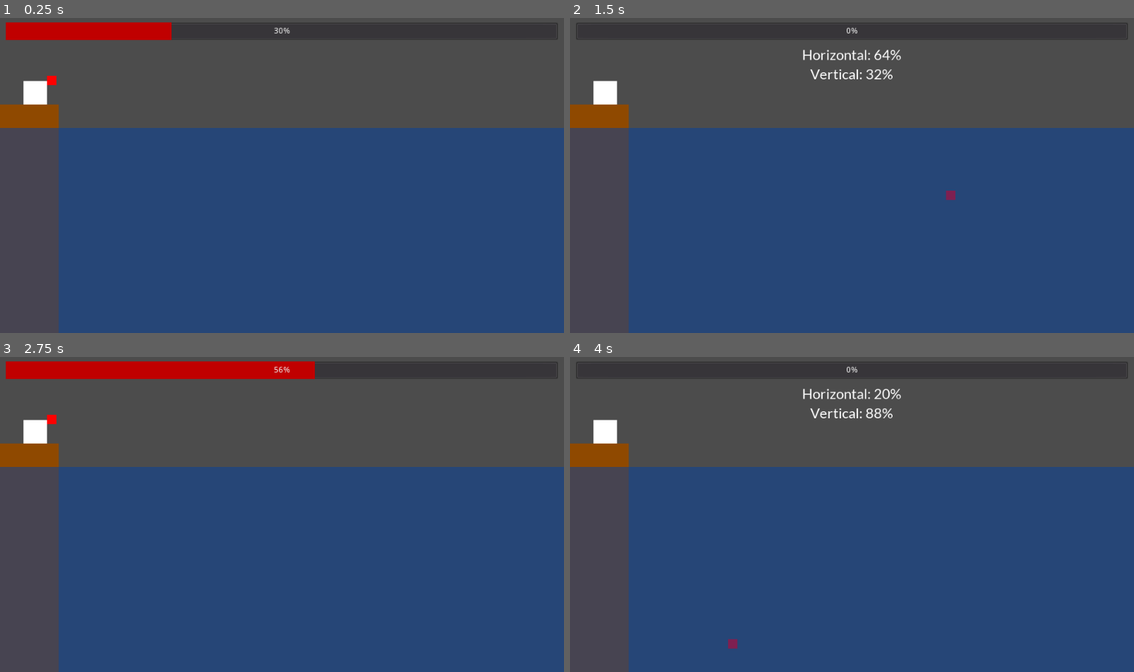
Above: before the commit, frames 1-4 (two rows, left to right).
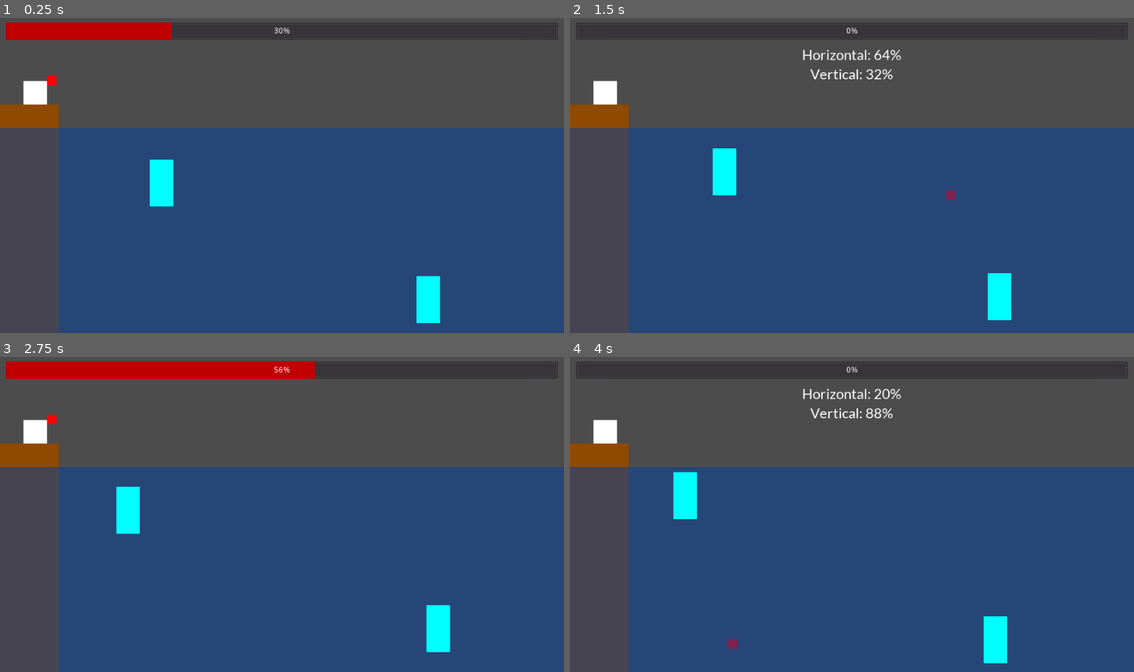
Above: after the commit, the same moments.

Repository: deengames-prototypes/frontier-planet
Game: Godot game, scene res://Scenes/Fishing.tscn
Two runs of this game, one before a commit and one after it. Both use one fixed random seed, a clock stepped at 60 frames per second and the inputs below. This scene is started directly instead of the project's main scene.
Inputs:
- Up to frame 1 (0.25 s): no input
- Up to frame 2 (1.5 s): tap Enter (ui_accept) at 0.5, 0.77 s; hold Right (ui_right) 0.53-1.28 s; hold Down (ui_down) from 1.28 s (still down)
- Up to frame 3 (2.75 s): tap Enter (ui_accept) at 1.52 s; release Down (ui_down) at 2.03 s; hold Right (ui_right) from 2.03 s (still down)
- Up to frame 4 (4 s): release Right (ui_right) at 2.78 s; hold Up (ui_up) 2.78-3.53 s; tap Enter (ui_accept) at 3.02, 3.77 s; hold Left (ui_left) from 3.53 s (still down)

The runs differ from the first frame. In frame 1, 1.3% of the frame differs, in the area x 26-79%, y 44-97%; in frame 2, 1.3%; in frame 3, 1.3%; in frame 4, 1.3%.

Commit message:
Fishing mostly works. Rename/move stuff.

Diff:
--- /dev/null
+++ b/prototype/Entities/Fishing/Jellyfish.gd
@@ -0,0 +1,26 @@
+extends Area2D
+
+export var max_coordinates:Vector2
+
+const VELOCITY:int = 100
+
+func _process(delta):
+	# Move randomly/erratically
+	var sign_x = 1
+	if randi() % 100 <= 50: sign_x = -1
+
+	var sign_y = 1
+	if randi() % 100 <= 50: sign_y = -1
+
+	self.position.x += (sign_x * VELOCITY * delta)
+	self.position.y += (sign_y * VELOCITY * delta)
+
+	if self.position.x < 0:
+		self.position.x = 0
+	elif self.position.x > max_coordinates.x:
+		self.position.x = max_coordinates.x
+
+	if self.position.y < 0:
+		self.position.y = 0
+	elif self.position.y > max_coordinates.y:
+		self.position.y = max_coordinates.y
--- /dev/null
+++ b/prototype/Entities/Fishing/Jellyfish.tscn
@@ -0,0 +1,18 @@
+[gd_scene load_steps=3 format=2]
+
+[ext_resource path="res://Entities/Fishing/Jellyfish.gd" type="Script" id=1]
+
+[sub_resource type="RectangleShape2D" id=1]
+extents = Vector2( 20, 40 )
+
+[node name="Jellyfish" type="Area2D"]
+script = ExtResource( 1 )
+
+[node name="ColorRect" type="ColorRect" parent="."]
+margin_right = 40.0
+margin_bottom = 80.0
+color = Color( 0, 1, 1, 1 )
+
+[node name="CollisionShape2D" type="CollisionShape2D" parent="."]
+position = Vector2( 20, 40 )
+shape = SubResource( 1 )
--- a/prototype/Entities/NPC.tscn
+++ b/prototype/Entities/World/Door.tscn
@@ -1,20 +1,19 @@
 [gd_scene load_steps=3 format=2]
 
-[ext_resource path="res://Entities/NPC.gd" type="Script" id=1]
+[ext_resource path="res://Entities/World/Door.gd" type="Script" id=1]
 
 [sub_resource type="RectangleShape2D" id=1]
-extents = Vector2( 20, 20 )
+extents = Vector2( 30, 40 )
 
-[node name="NPC" type="Area2D"]
+[node name="Door" type="Area2D"]
 script = ExtResource( 1 )
 
 [node name="ColorRect" type="ColorRect" parent="."]
-margin_right = 40.0
-margin_bottom = 40.0
-color = Color( 1, 1, 0, 1 )
+margin_right = 60.0
+margin_bottom = 80.0
+color = Color( 0.462745, 0.313726, 0.0784314, 1 )
 
 [node name="CollisionShape2D" type="CollisionShape2D" parent="."]
-position = Vector2( 20, 20 )
+position = Vector2( 30, 40 )
 shape = SubResource( 1 )
 [connection signal="body_entered" from="." to="." method="_on_Door_body_entered"]
-[connection signal="body_exited" from="." to="." method="_on_NPC_body_exited"]
--- a/prototype/Entities/MapPlayer.tscn
+++ b/prototype/Entities/World/MapPlayer.tscn
@@ -1,6 +1,6 @@
 [gd_scene load_steps=3 format=2]
 
-[ext_resource path="res://Entities/MapPlayer.gd" type="Script" id=1]
+[ext_resource path="res://Entities/World/MapPlayer.gd" type="Script" id=1]
 
 [sub_resource type="RectangleShape2D" id=1]
 extents = Vector2( 20, 20 )
--- a/prototype/Entities/Door.tscn
+++ b/prototype/Entities/World/NPC.tscn
@@ -1,19 +1,20 @@
 [gd_scene load_steps=3 format=2]
 
-[ext_resource path="res://Entities/Door.gd" type="Script" id=1]
+[ext_resource path="res://Entities/World/NPC.gd" type="Script" id=1]
 
 [sub_resource type="RectangleShape2D" id=1]
-extents = Vector2( 30, 40 )
+extents = Vector2( 20, 20 )
 
-[node name="Door" type="Area2D"]
+[node name="NPC" type="Area2D"]
 script = ExtResource( 1 )
 
 [node name="ColorRect" type="ColorRect" parent="."]
-margin_right = 60.0
-margin_bottom = 80.0
-color = Color( 0.462745, 0.313726, 0.0784314, 1 )
+margin_right = 40.0
+margin_bottom = 40.0
+color = Color( 1, 1, 0, 1 )
 
 [node name="CollisionShape2D" type="CollisionShape2D" parent="."]
-position = Vector2( 30, 40 )
+position = Vector2( 20, 20 )
 shape = SubResource( 1 )
 [connection signal="body_entered" from="." to="." method="_on_Door_body_entered"]
+[connection signal="body_exited" from="." to="." method="_on_NPC_body_exited"]
--- a/prototype/Scenes/Fishing.gd
+++ b/prototype/Scenes/Fishing.gd
@@ -1,4 +1,6 @@
 extends Node2D
+
+const Jellyfish = preload("res://Entities/Fishing/Jellyfish.tscn")
 
 const PROGRESS_BAR_VELOCITY = 96 # 960 = ~full cycle in 1s
 
@@ -6,9 +8,22 @@
 var _vertical_percent = -1
 var _increasing_value = true
 
-onready var HORIZONTAL_RANGE = $Ocean.margin_right - $RiverBank.margin_right - $Bobber.get_child(0).margin_right
-onready var VERTICAL_RANGE = $Ocean.margin_bottom - $Ocean.margin_top - $Bobber.get_child(0).margin_bottom
+onready var HORIZONTAL_RANGE = int($Ocean.margin_right - $RiverBank.margin_right - $Bobber.get_child(0).margin_right)
+onready var VERTICAL_RANGE = int($Ocean.margin_bottom - $Ocean.margin_top - $Bobber.get_child(0).margin_bottom)
 onready var BOBBER_HOME = $Bobber.position
+
+func _ready():
+	var is_catfish = randi() % 100 <= 50
+	var num_jellyfish = 1 + (randi() % 3) # 1-3
+	var num_fish = 3 + (randi() % 5) # 3-8
+
+	while num_jellyfish > 0:
+		num_jellyfish -= 1
+		var position = _get_random_ocean_position()
+		var jellyfish = Jellyfish.instance()
+		jellyfish.max_coordinates = Vector2($Ocean.margin_right, $Ocean.margin_bottom)
+		jellyfish.position = position
+		$Ocean.add_child(jellyfish)
 
 func _process(delta):
 	if _horizontal_percent == -1 or _vertical_percent == -1:
@@ -37,3 +52,9 @@
 		$ProgressBar/Label.text = ""
 		_horizontal_percent = -1
 		_vertical_percent = -1
+
+func _get_random_ocean_position():
+	var x = randi() % HORIZONTAL_RANGE
+	var y = randi() % VERTICAL_RANGE
+
+	return Vector2(x, y)
--- a/prototype/Scenes/Home.tscn
+++ b/prototype/Scenes/Home.tscn
@@ -1,8 +1,10 @@
 [gd_scene load_steps=4 format=2]
 
 [ext_resource path="res://Scenes/Home.gd" type="Script" id=1]
-[ext_resource path="res://Entities/Wall.tscn" type="PackedScene" id=2]
-[ext_resource path="res://Entities/Door.tscn" type="PackedScene" id=3]
+[ext_resource path="res://Entities/World/Wall.tscn" type="PackedScene" id=2]
+[ext_resource path="res://Entities/World/Door.tscn" type="PackedScene" id=3]
+
+
 
 [node name="Node2D" type="Node2D"]
 script = ExtResource( 1 )
--- a/prototype/Scenes/WorldMap.tscn
+++ b/prototype/Scenes/WorldMap.tscn
@@ -1,8 +1,10 @@
 [gd_scene load_steps=4 format=2]
 
 [ext_resource path="res://Scenes/WorldMap.gd" type="Script" id=1]
-[ext_resource path="res://Entities/Door.tscn" type="PackedScene" id=2]
-[ext_resource path="res://Entities/NPC.tscn" type="PackedScene" id=3]
+[ext_resource path="res://Entities/World/Door.tscn" type="PackedScene" id=2]
+[ext_resource path="res://Entities/World/NPC.tscn" type="PackedScene" id=3]
+
+
 
 [node name="Node2D" type="Node2D"]
 script = ExtResource( 1 )
--- a/prototype/Scripts/SceneManagement.gd
+++ b/prototype/Scripts/SceneManagement.gd
@@ -1,6 +1,6 @@
 extends Node
 
-const MapPlayer = preload("res://Entities/MapPlayer.tscn")
+const MapPlayer = preload("res://Entities/World/MapPlayer.tscn")
 
 var _current_scene
 
Renamed: prototype/Entities/Door.gd -> prototype/Entities/World/Door.gd
Renamed: prototype/Entities/MapPlayer.gd -> prototype/Entities/World/MapPlayer.gd
Renamed: prototype/Entities/NPC.gd -> prototype/Entities/World/NPC.gd
Renamed: prototype/Entities/Wall.tscn -> prototype/Entities/World/Wall.tscn
